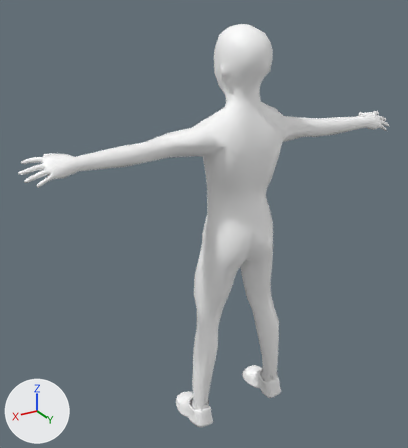
A saved change to the COLLADA model body.dae.
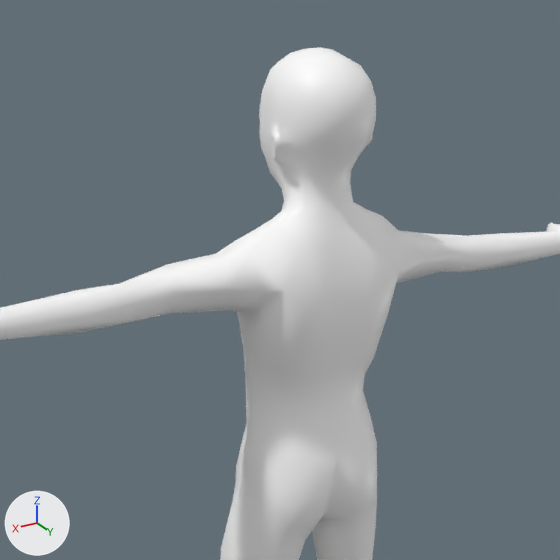
There are two pictures of each version: one whole from a 50 mm lens placed at (8.15, 11.56, 12.31), pointed at (0.79, -0.7, 6.18), one close up on the part from 21% to 89% of the width and 0% to 63% of the height. The lights are fixed; the arrows at lower left show +X, +Y and +Z. The close-ups show mesh edges as thin lines. Where no turn or scale is listed for an object, it has been applied to the vertices.

Names of what the first close-up shows: 'body'.
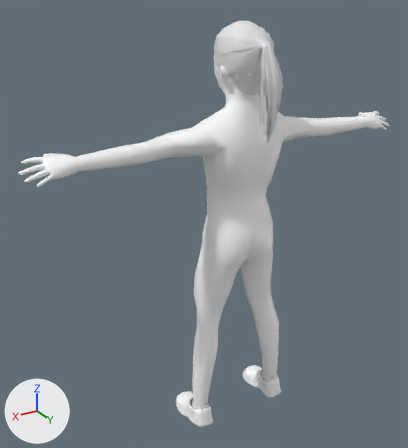
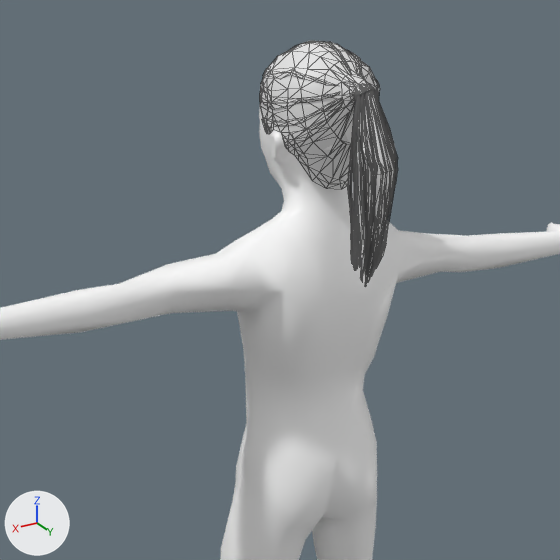
Where the change shows, as pixel boxes [x1, y1, x2, y2] in the close-ups (560 x 560 px):
'ponytail', added: after [260, 41, 398, 286]

What the commit changed:
Mesh me_ponytail_ponytail01 is new.
It has 1417 vertices, 1899 faces and spans x -0.68..0.66, y -1.03..1.15, z 8.65..11.4.
Object 'ponytail' (ob_ponytail) is new; it shows me_ponytail_ponytail01.
Its location is (0.0, 0.14, 0.04).
